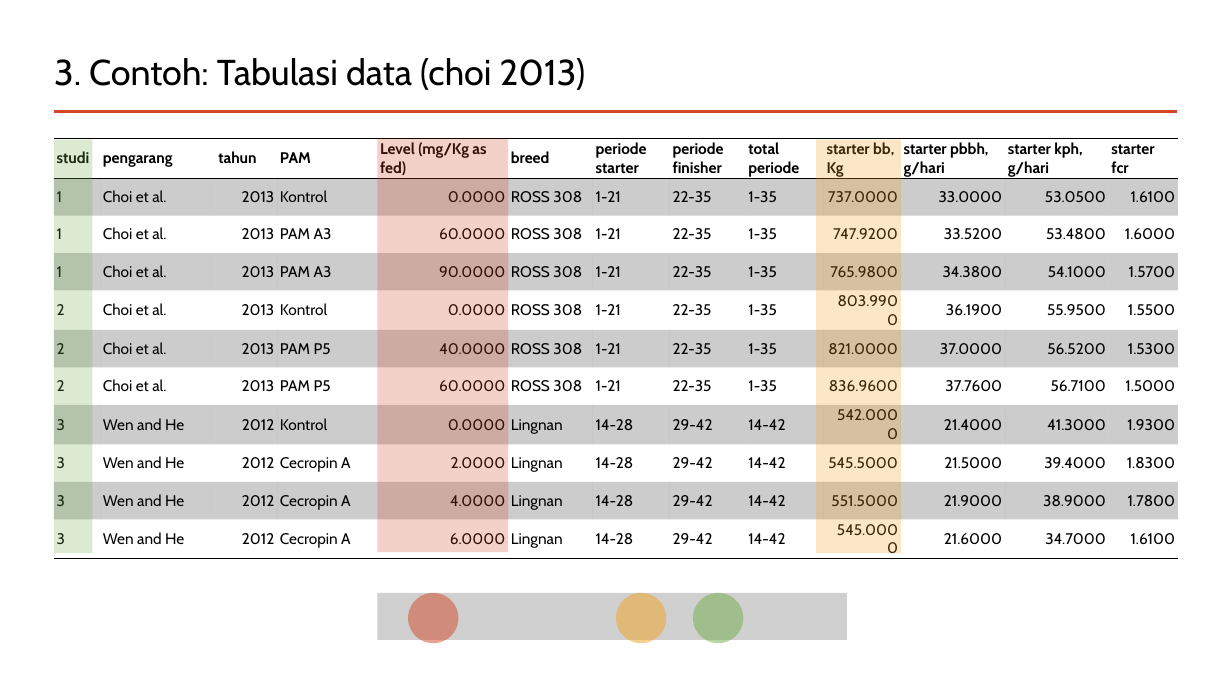
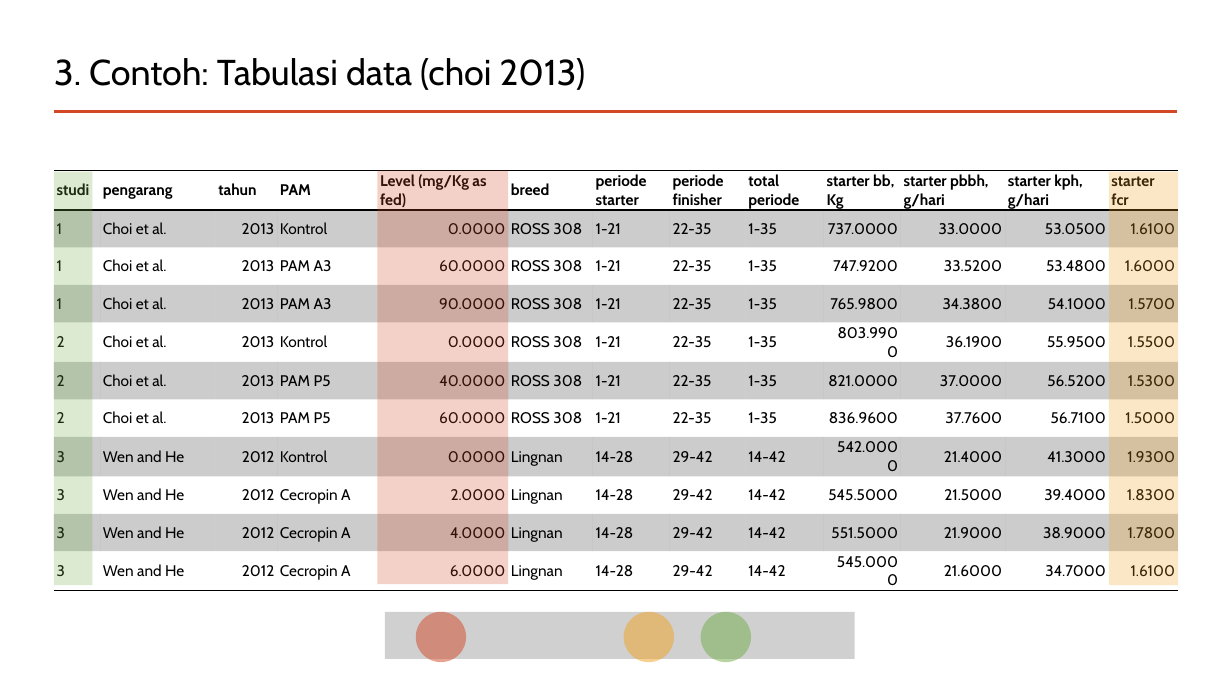
Before and after one commit to mohammad-miftakhus-sholikin/pelatihan-2020-metal, a slide deck: slide 11 of ch3_reference/Presentation_2022__Sholikin.pptx. Drawn at 1232x693 pixels with LibreOffice and Linux fonts; fonts in the diff are those of the drawing; grey boxes stand for pictures. Boxes give left, top, right and bottom in pixels: in the first picture for what was removed or moved away, otherwise in the second. Text is boxed around its words. In the diff, an @@ line names an element or a change of style, - is before the commit and + after.

```diff
--- a/ch3_reference/Presentation_2022__Sholikin.pptx
+++ b/ch3_reference/Presentation_2022__Sholikin.pptx
@@ 2 rectangles, 1 table: place and size @@
-2 rectangles, 1 table at (54, 139, 1178, 554)
+2 rectangles, 1 table at (54, 171, 1178, 586)
@@ rectangle: place and size @@
-rectangle at (816, 140, 901, 554)
+rectangle at (1109, 172, 1178, 586)
@@ 2 ellipses, 1 picture: place and size @@
-2 ellipses, 1 picture at (377, 593, 847, 643)
+2 ellipses, 1 picture at (385, 612, 855, 662)
@@ ellipse: place and size @@
-ellipse at (409, 593, 458, 643)
+ellipse at (416, 612, 466, 662)
```
Also in this commit, not shown: 7 other slides changed, 6 slides added, 5 other files.
